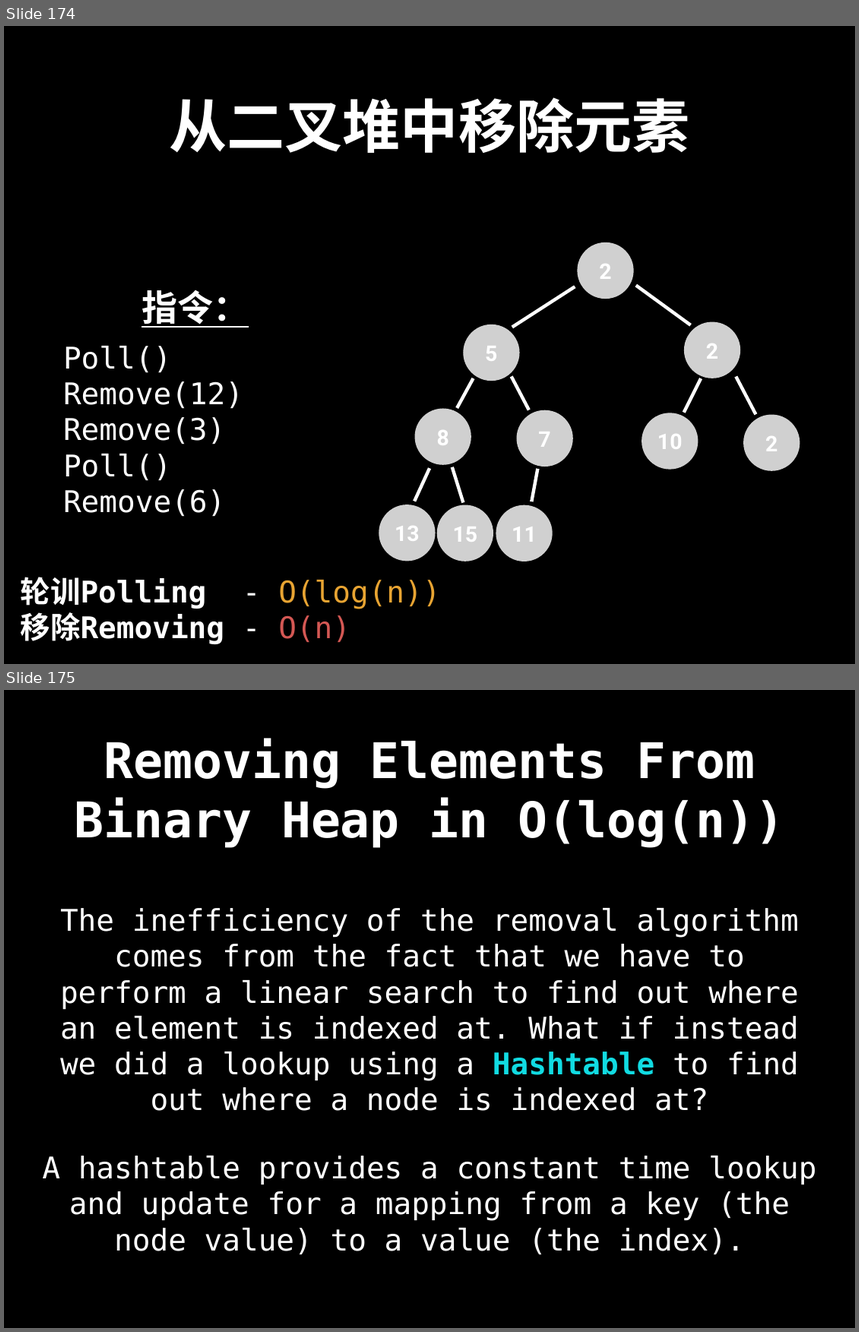
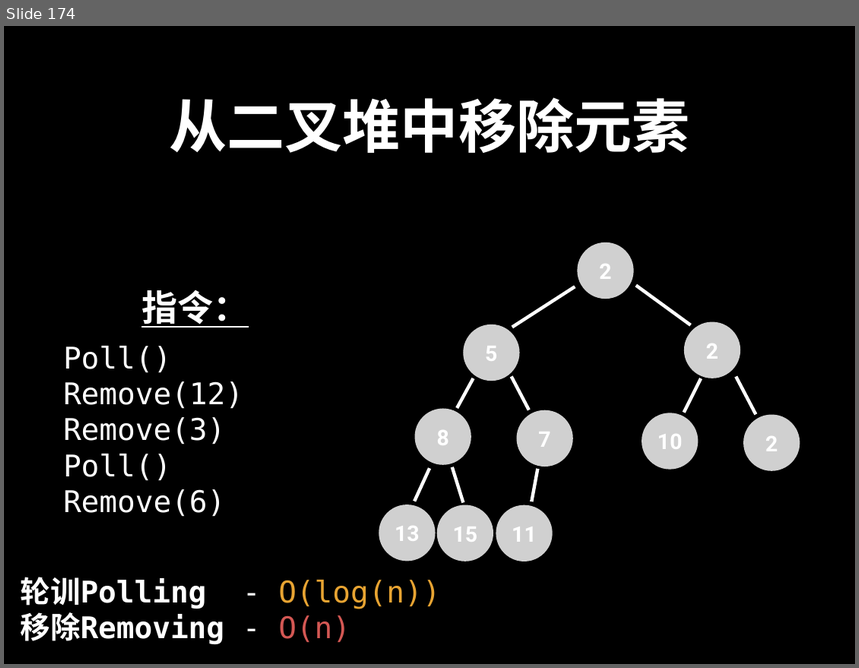
Before and after one commit to spring2go/Algorithms, a slide deck: slides/datastructures/priorityqueue/PriorityQueue.pptx. Shown one above the other, each under a label of ours: slides 174 and 175 before the commit, slide 174 after it. The pictures are 859x1332 and 859x668 pixels, drawn with LibreOffice and Linux fonts; fonts in the diff are those of the drawing; grey boxes stand for pictures. Boxes give left, top, right and bottom in pixels: in the first picture for what was removed or moved away, otherwise in the second. Text is boxed around its words. In the diff, an @@ line names an element or a change of style, - is before the commit and + after.

```diff
--- a/slides/datastructures/priorityqueue/PriorityQueue.pptx
+++ b/slides/datastructures/priorityqueue/PriorityQueue.pptx
@@ slide 175 removed at box(4, 690, 855, 1328), background #000000 @@
@@ title removed at box(75, 739, 785, 847) @@
-Removing Elements From Binary Heap in O(log(n))
@@ text removed at box(60, 908, 799, 1111) @@
-The inefficiency of the removal algorithm comes from the fact that we have to perform a linear search to find out where an element is indexed at. What if instead we did a lookup using a Hashtable to find out where a node is indexed at?
@@ text removed at box(42, 1156, 816, 1255) @@
-A hashtable provides a constant time lookup
-and update for a mapping from a key (the node value) to a value (the index).
```
Also in this commit, not shown: 37 slides changed, 4 slides added, 3 other slides removed.
